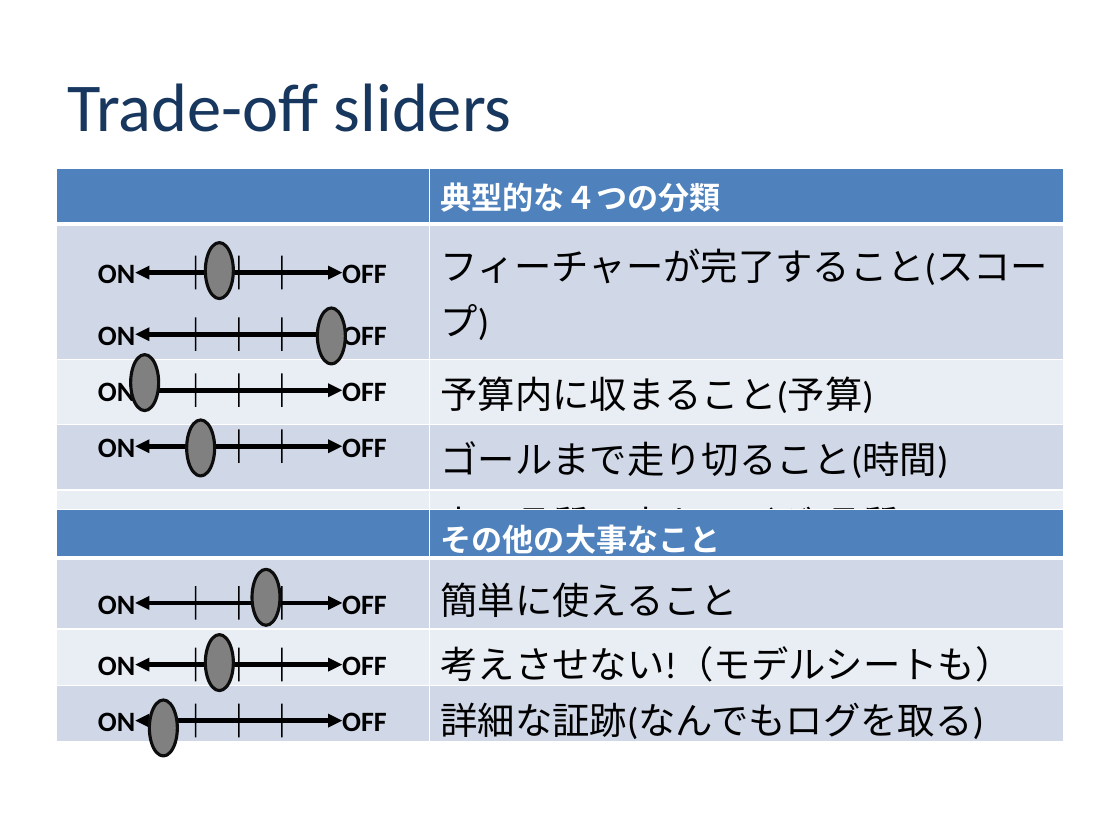
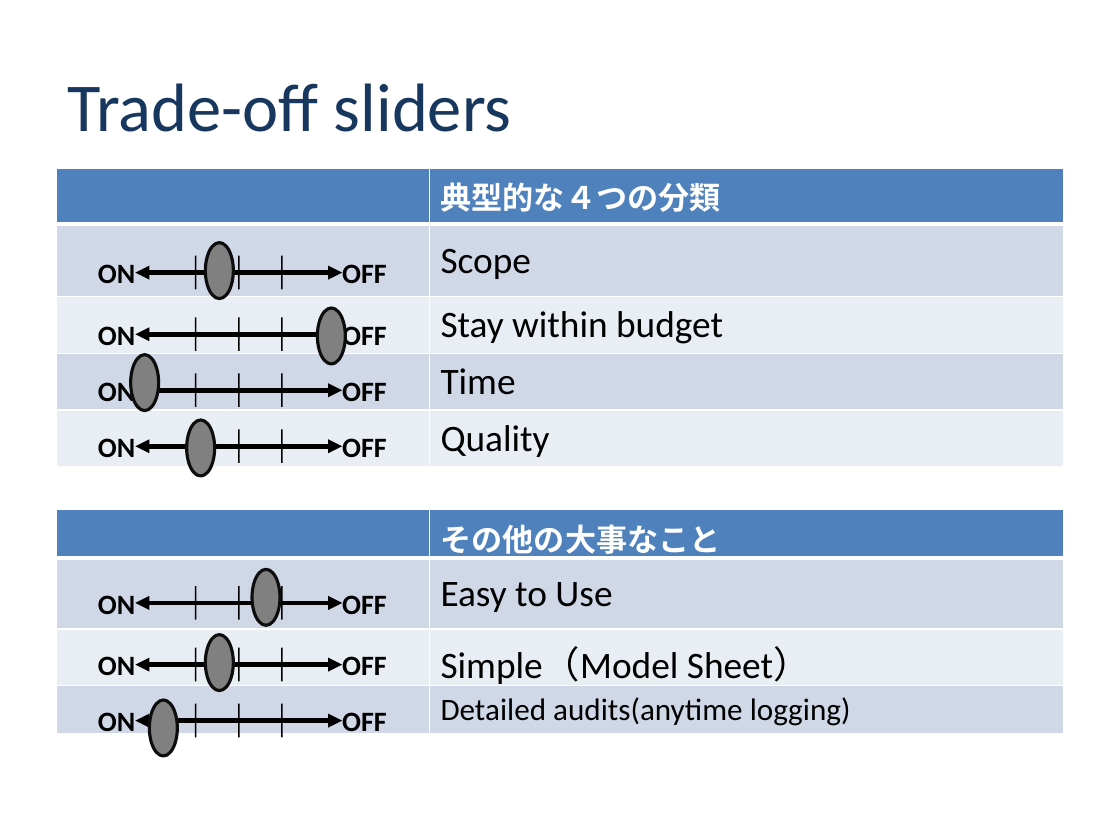
Before and after one commit to class-snct-rikitakelab/e-konbu2012, a slide deck: slide 11 of Inception Deck -E-konbu-.pptx (slide 12 before the commit). Drawn at 1120x840 pixels with LibreOffice and Linux fonts; fonts in the diff are those of the drawing; background and template pictures are left out. Boxes give left, top, right and bottom in pixels: in the first picture for what was removed or moved away, otherwise in the second. Text is boxed around its words. In the diff, an @@ line names an element or a change of style, - is before the commit and + after.

```diff
--- a/Inception Deck -E-konbu-.pptx
+++ b/Inception Deck -E-konbu-.pptx
@@ table at [56,168,1064,461] @@
-row 2, column 2: フィーチャーが完了すること(スコープ)
+row 2, column 2: Scope
-row 3, column 2: 予算内に収まること(予算)
+row 3, column 2: Stay within budget
-row 4, column 2: ゴールまで走り切ること(時間)
+row 4, column 2: Time
-row 5, column 2: 高い品質、少ないバグ(品質)
+row 5, column 2: Quality
@@ table at [56,510,1064,734] @@
-row 2, column 2: 簡単に使えること
+row 2, column 2: Easy to Use
-row 3, column 2: 考えさせない!（モデルシートも）
+row 3, column 2: Simple（Model Sheet）
-row 4, column 2: 詳細な証跡(なんでもログを取る)
+row 4, column 2: Detailed audits(anytime logging)
```
Also in this commit, not shown: 4 other slides changed, 1 slide removed, 16 other files.
